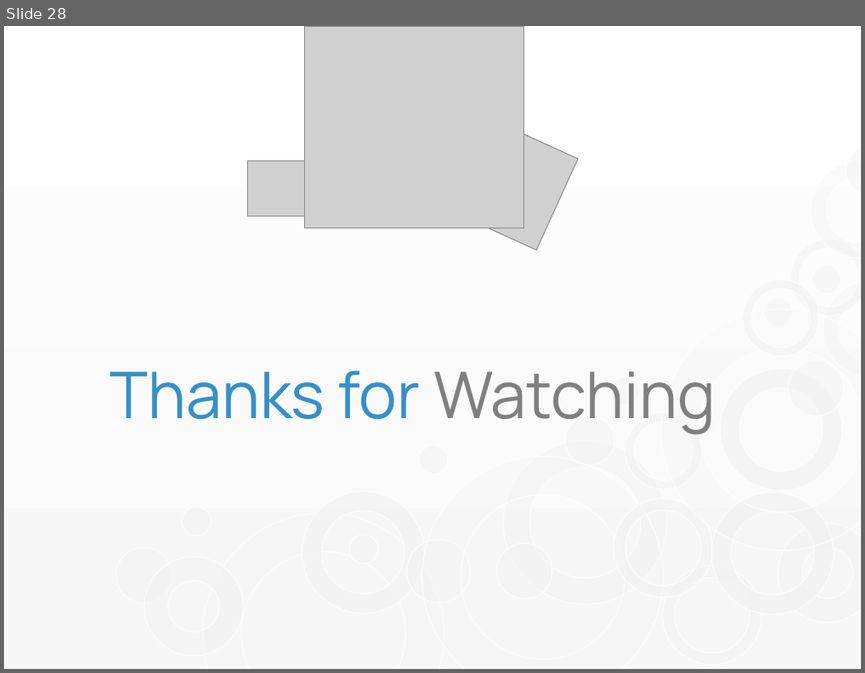
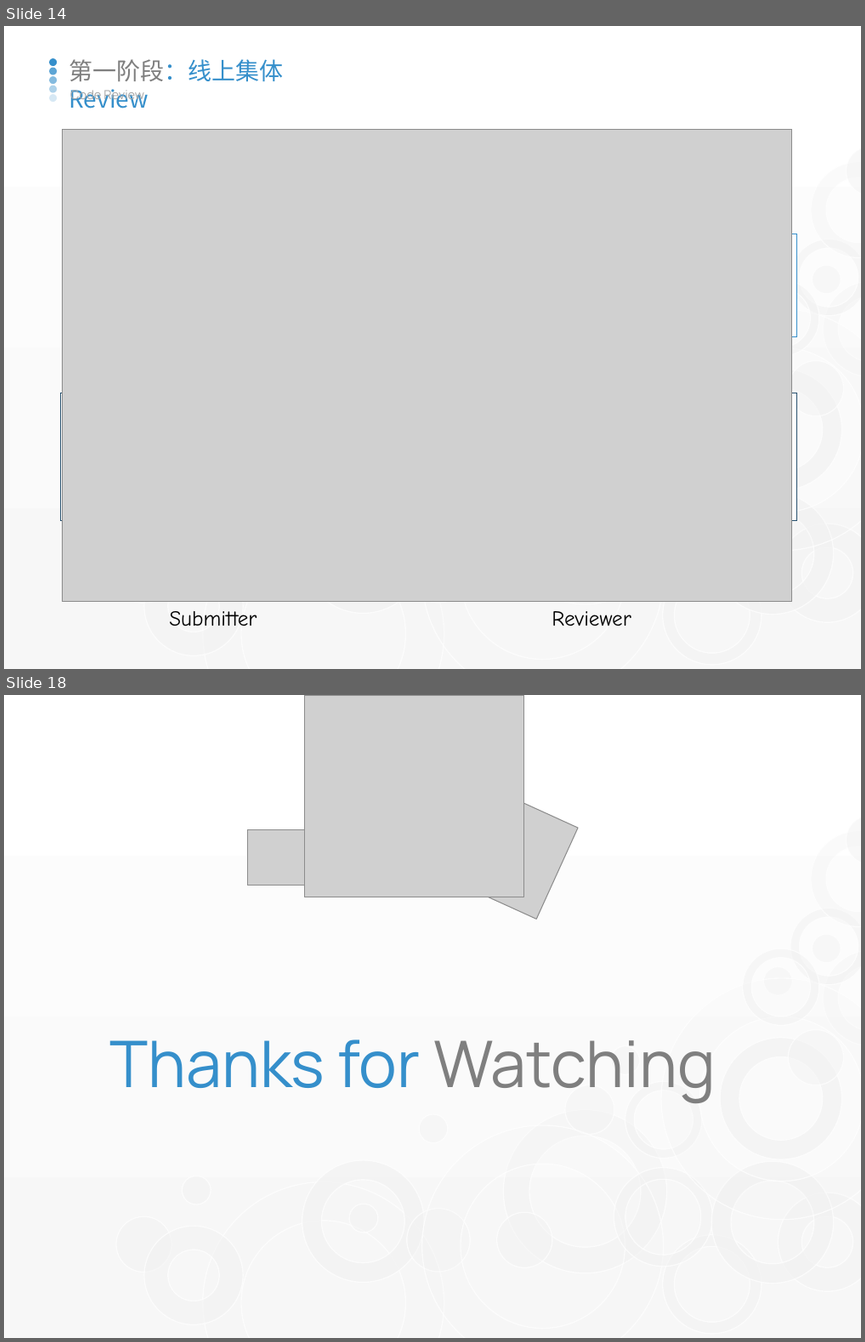
Before and after one commit to watermoonlx/code-review-unit-test, a slide deck: Code Review & Unit Test.pptx. Shown one above the other, each under a label of ours: slide 28 before the commit, slides 14 and 18 after it; the slides between them are not shown. The pictures are 865x673 and 865x1342 pixels, drawn with LibreOffice and Linux fonts; fonts in the diff are those of the drawing; grey boxes stand for pictures. Boxes give left, top, right and bottom in pixels: in the first picture for what was removed or moved away, otherwise in the second. Text is boxed around its words. In the diff, an @@ line names an element or a change of style, - is before the commit and + after.

```diff
--- a/Code Review & Unit Test.pptx
+++ b/Code Review & Unit Test.pptx
@@ slide 14 added at [4, 26, 861, 669], background gradient #FFFFFF to #F7F7F7; not listed: 22 template elements that a slide beside it also shows @@
@@ group added at [49, 58, 57, 102]: 5 ellipses @@
@@ text added at [69, 59, 283, 108], 20 pt, text #358FCB @@
+第一阶段：线上集体Review
@@ text added at [70, 89, 144, 103], 10.5 pt, text #A6A6A6 @@
+Code Review
@@ picture added at [63, 129, 341, 339] @@
@@ picture added at [63, 129, 792, 601] @@
@@ rectangle added at [378, 234, 796, 337], fill #FFFFFF, outline #358FCB 1 pt @@
@@ rectangle added at [61, 393, 796, 522], fill #FFFFFF, outline #27506E 0.75 pt @@
@@ text added at [169, 611, 256, 626], 18 pt, text #000000 @@
+Submitter
@@ text added at [551, 611, 630, 625], 18 pt, text #000000 @@
+Reviewer
@@ what was slide 28 is now slide 18 @@
```
Also in this commit, not shown: 3 slides changed, 11 other slides added, 22 slides removed, 7 other files.
